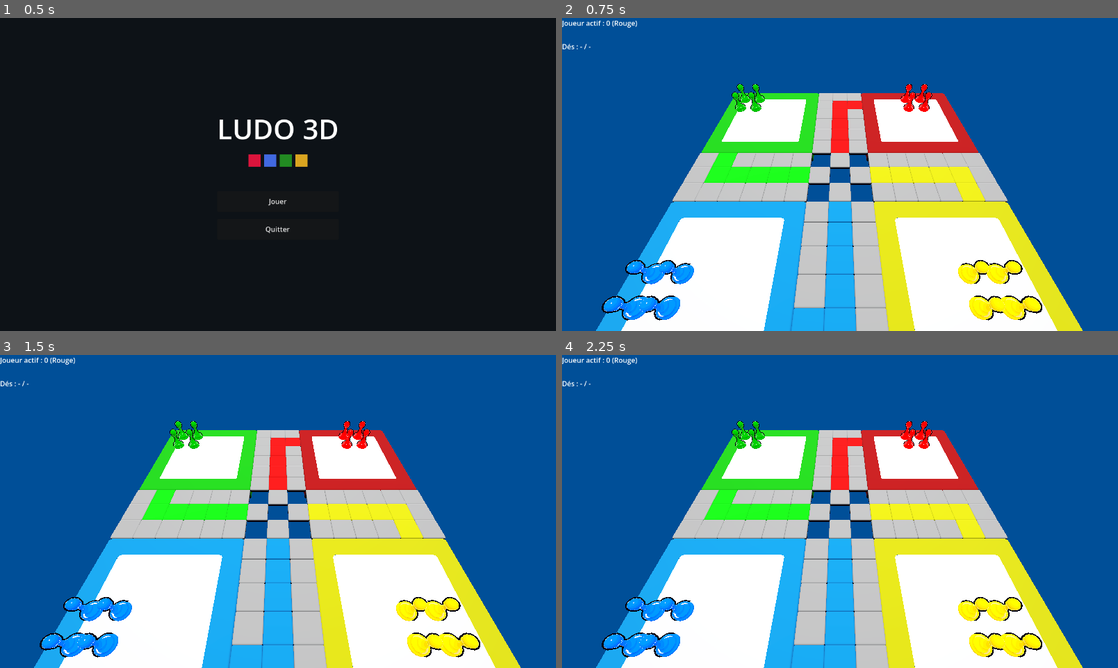
Above: before the commit, frames 1-4 (two rows, left to right).
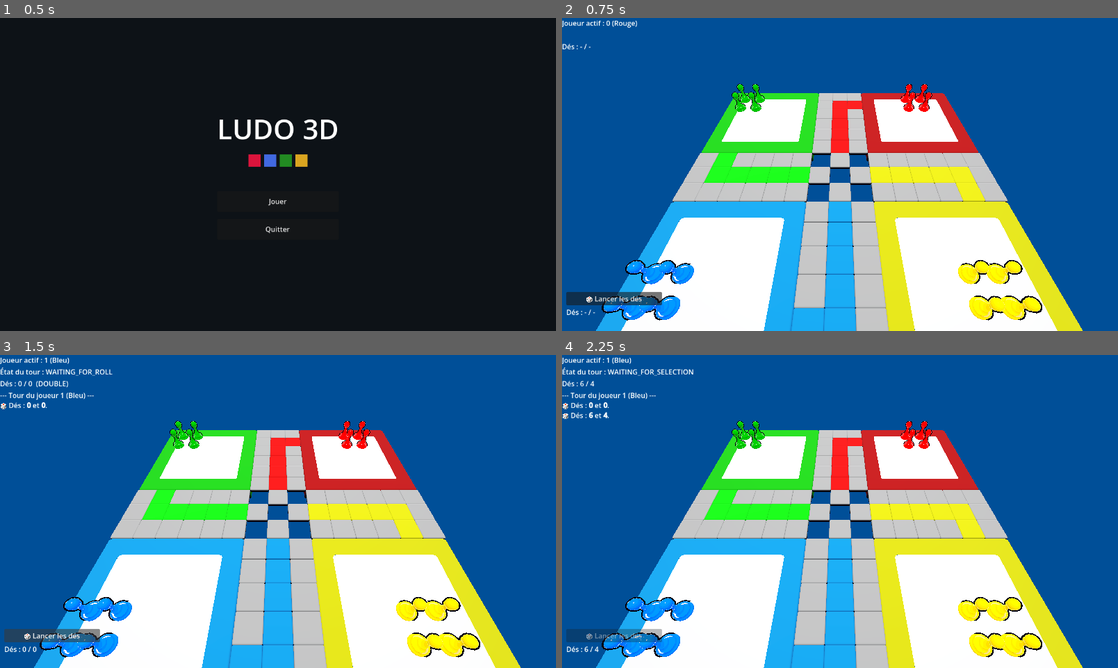
Above: after the commit, the same moments.

Repository: Davelerino/ludo-game
Game: Godot game, scene res://scenes/ui/main_menu.tscn
The game is run twice, just before and just after one commit, with the same random seed, the same clock (stepped at 60 frames per second) and the same inputs.
Inputs (mouse positions are in pixels of both pictures, inside the frame that each line leads up to):
- Up to frame 1 (0.5 s): no input
- Up to frame 2 (0.75 s): click "Jouer" at 0.5 s
- Up to frame 3 (1.5 s): click (50, 636) at 1.25 s, where only the run after the commit has a clickable "🎲 Lancer les dés"
- Up to frame 4 (2.25 s): click (612, 636) at 2 s, where only the run after the commit has a clickable "🎲 Lancer les dés"

Frame 1 is identical in both runs. In frame 2, 0.7% of the frame differs, in the area x 0-18%, y 87-95%; in frame 3, 1.3%; in frame 4, 1.3%, in the area x 0-24%, y 0-95%.

Commit message:
Corrige le bouton "Lancer les des" invisible et ajoute le raccourci D
DiceView etait ancre en bas-gauche avec des offsets positifs (+10/+90),
ce qui le placait sous le bord inferieur du viewport (720px de haut) au
lieu de dedans -- le bouton existait mais etait totalement hors ecran.
Inverse le signe des offsets pour le ramener a l'interieur.

L'action d'input "roll_dice" (touche D) etait declaree dans l'Input Map
mais n'etait ecoutee par aucun script ; ajoute le handler dans DiceView.

Diff:
--- a/scenes/ui/ui_manager.tscn
+++ b/scenes/ui/ui_manager.tscn
@@ -22,9 +22,9 @@
 anchors_preset = 2
 anchor_bottom = 1.0
 offset_left = 10.0
-offset_top = 10.0
+offset_top = -90.0
 offset_right = 230.0
-offset_bottom = 90.0
+offset_bottom = -10.0
 grow_vertical = 0
 script = ExtResource("2_dice")
 
--- a/ui/dice/dice_view.gd
+++ b/ui/dice/dice_view.gd
@@ -41,6 +41,13 @@
 		turn_manager.request_roll()
 
 
+## Raccourci clavier (action "roll_dice", touche D) : même effet que le clic
+## sur le bouton, soumis à la même garde (désactivé hors WAITING_FOR_ROLL).
+func _unhandled_input(event: InputEvent) -> void:
+	if event.is_action_pressed("roll_dice") and not _roll_button.disabled:
+		_on_roll_pressed()
+
+
 func _on_dice_rolled(a: int, b: int, _is_double: bool) -> void:
 	_label.text = "Dés : %d / %d" % [a, b]
 
